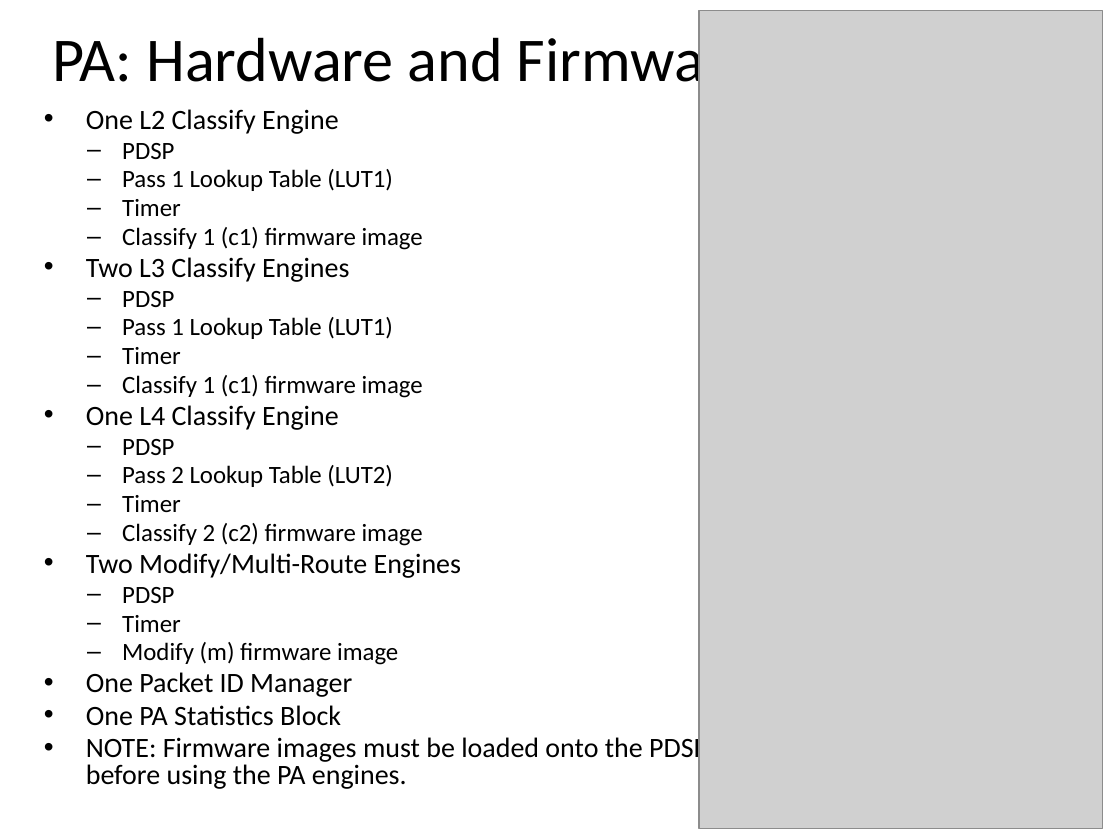
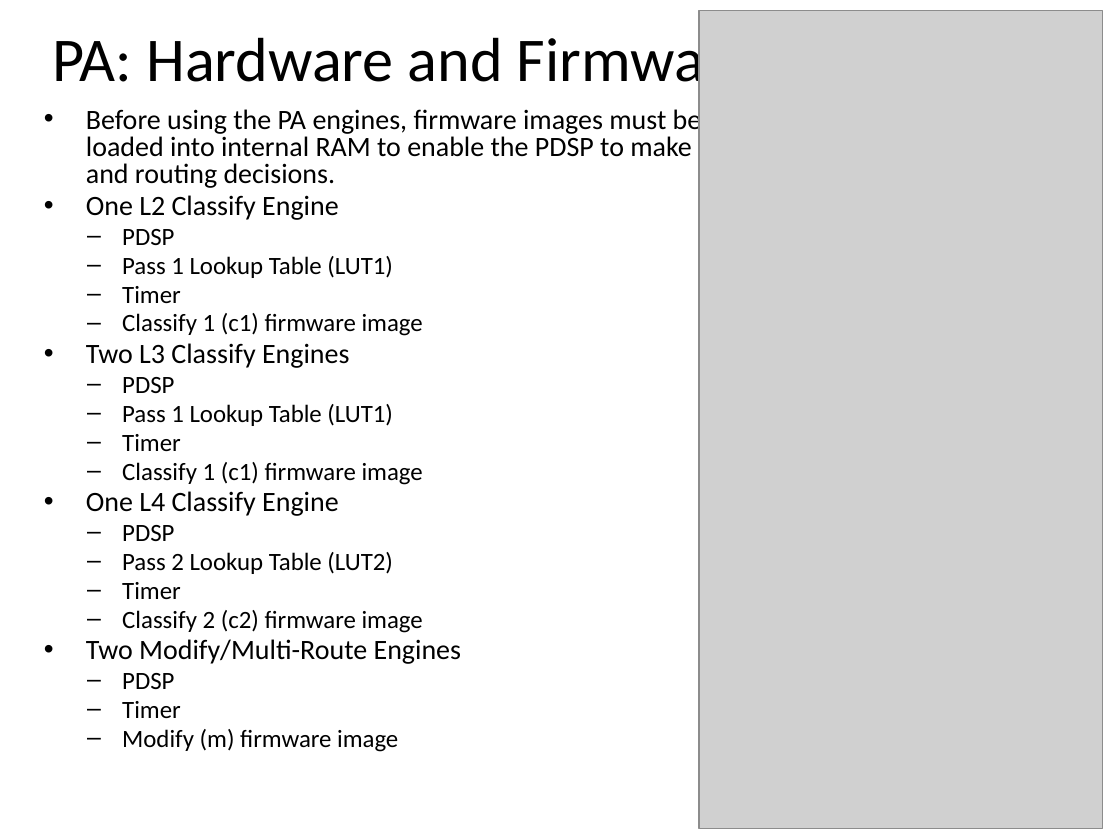
Before and after one commit to hari1989/keystone-workshop, a slide deck: slide 12 of slides/KeyStone NETCP PA.pptx (slide 10 before the commit). Drawn at 1120x840 pixels with LibreOffice and Linux fonts; fonts in the diff are those of the drawing; grey boxes stand for pictures; background and template pictures are left out. Boxes give left, top, right and bottom in pixels: in the first picture for what was removed or moved away, otherwise in the second. Text is boxed around its words. In the diff, an @@ line names an element or a change of style, - is before the commit and + after.

```diff
--- a/slides/KeyStone NETCP PA.pptx
+++ b/slides/KeyStone NETCP PA.pptx
@@ text at (86,106,776,188): paragraph added @@
+• Before using the PA engines, firmware images must be loaded into internal RAM to enable the PDSP to make lookup and routing decisions.
@@ text at (86,672,718,789): paragraphs removed @@
-• One Packet ID Manager
-• One PA Statistics Block
-• NOTE: Firmware images must be loaded onto the PDSPs before using the PA engines.
```
Also in this commit, not shown: 11 other slides changed, 3 slides added, 2 slides removed.
